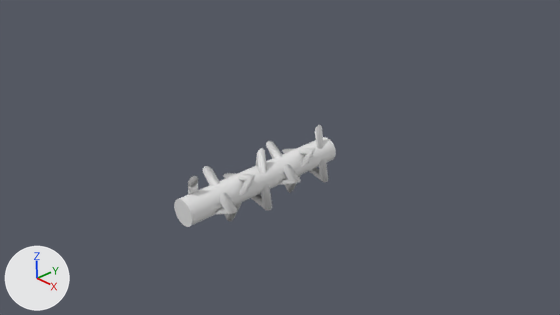
The Blender file TorsionSpring.blend, before and after one commit.
Rendered twice from the file's camera 'Camera'. Every picture has the same lights, and +X, +Y and +Z are marked at lower left.

The scene before the commit, as lines of its bpy script (objects in view):
```python
me_circle = bpy.data.meshes.new('Circle')
me_circle.from_pydata(...)  # 32 vertices, 0 faces, 32 loose edges; spans x 0.4..0.6, y 0.0, z -0.1..0.1
me_cylinder = bpy.data.meshes.new('Cylinder')
me_cylinder.from_pydata(...)  # a 32-sided cylinder along z spanning x -0.25..0.25, y -0.25..0.25, z -1.75..1.75
me_cylinder.polygons.foreach_set('use_smooth', [True] * 34)
ob_circle = bpy.data.objects.new('Circle', me_circle)
ob_circle.location = (0.0, 1.5, 0.0)
ob_circle.rotation_euler = (1.571, 4.712, 0.0)  # degrees (90, 270, 0)
_m = ob_circle.modifiers.new('Screw', 'SCREW')
_m.steps = 360
_m.angle = 62.83
_m.screw_offset = 3.0
_m.merge_threshold = 0.0
ob_cylinder = bpy.data.objects.new('Cylinder', me_cylinder)
ob_cylinder.location = (0.0, 0.0, 0.0)
ob_cylinder.rotation_euler = (1.571, 0.0, 0.0)  # degrees (90, 0, 0)
```
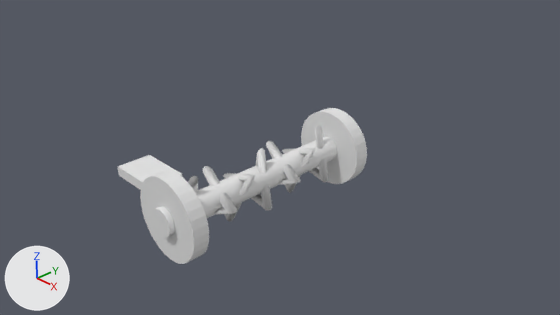
Commit message: Add paddle and bearings

Boxes [x1, y1, x2, y2] around the edits, measured in the pictures (560 x 315 px):
'Cylinder', rescaled (14% wider, 12% taller): before [174, 137, 336, 227]; after [152, 136, 337, 237]
'Cylinder.001', added: after [140, 170, 209, 264]
'Cylinder.002', added: after [301, 108, 367, 184]
'Cube', added: after [118, 155, 183, 190]

What the commit changed:
Mesh me_cube is new.
It has 16 vertices, 14 faces and spans x -2.1..0.1, y -0.1..0.6, z -0.1..0.1.
Mesh me_cylinder_002 is new.
It has 128 vertices, 128 faces and spans x -0.9..0.9, y -0.9..0.9, z -1.75..1.75.
Object 'Cylinder' (ob_cylinder) is rescaled from (1.0, 1.0, 1.0) to (1.0, 1.0, 1.25).
Object 'Cube' (ob_cube) is new; it shows me_cube.
Its location is (0.0, -1.65, 0.0).
Object 'Cylinder.001' (ob_cylinder_001) is new; it shows me_cylinder_002.
Its location is (0.0, -1.94, 0.0).
Its rotation in degrees is (90, 0, 0).
Its scale is (0.85, 0.85, 0.085).
Object 'Cylinder.002' (ob_cylinder_002) is new; it shows a copy of me_cylinder_002.
Its location is (0.0, 1.94, 0.0).
Its rotation in degrees is (90, 0, 0).
Its scale is (0.85, 0.85, 0.085).
